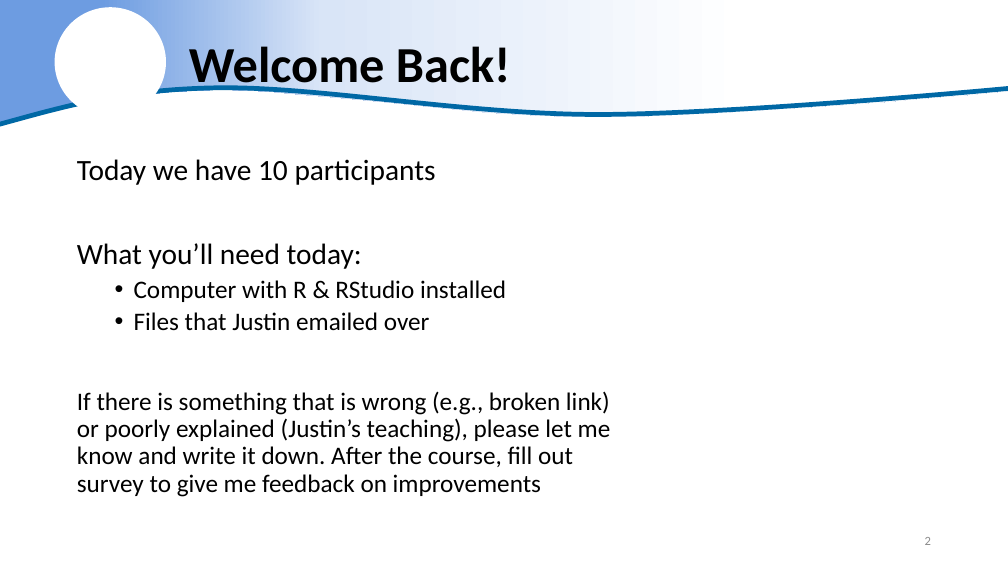
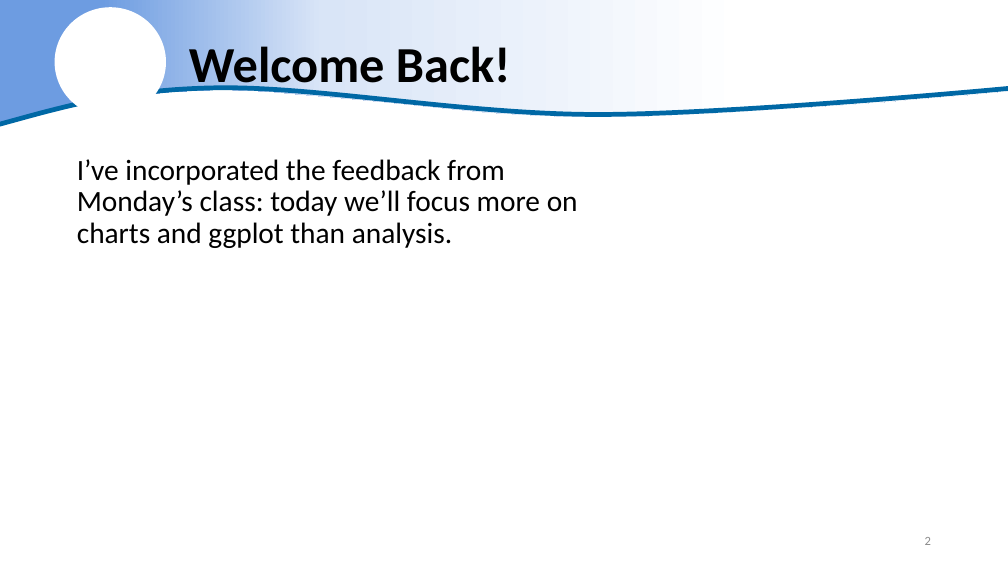
Before and after one commit to justinpriest/R_Intro_ADFG, a slide deck: slide 2 of The Basics of R - Day 2.pptx. Drawn at 1008x567 pixels with LibreOffice and Linux fonts; fonts in the diff are those of the drawing; background and template pictures are left out. Boxes give left, top, right and bottom in pixels: in the first picture for what was removed or moved away, otherwise in the second. Text is boxed around its words. In the diff, an @@ line names an element or a change of style, - is before the commit and + after.

```diff
--- a/The Basics of R - Day 2.pptx
+++ b/The Basics of R - Day 2.pptx
@@ text at (x1=77, y1=159, x2=578, y2=248): text changed; size 24 to 28 pt @@
-Today we have 10 participants
-What you’ll need today:
-  • Computer with R & RStudio installed
-  • Files that Justin emailed over
-If there is something that is wrong (e.g., broken link) or poorly explained (Justin’s teaching), please let me know and write it down. After the course, fill out survey to give me feedback on improvements
+I’ve incorporated the feedback from Monday’s class: today we’ll focus more on charts and ggplot than analysis.
```
Also in this commit, not shown: 17 other slides changed, 7 slides added, 19 other files.
